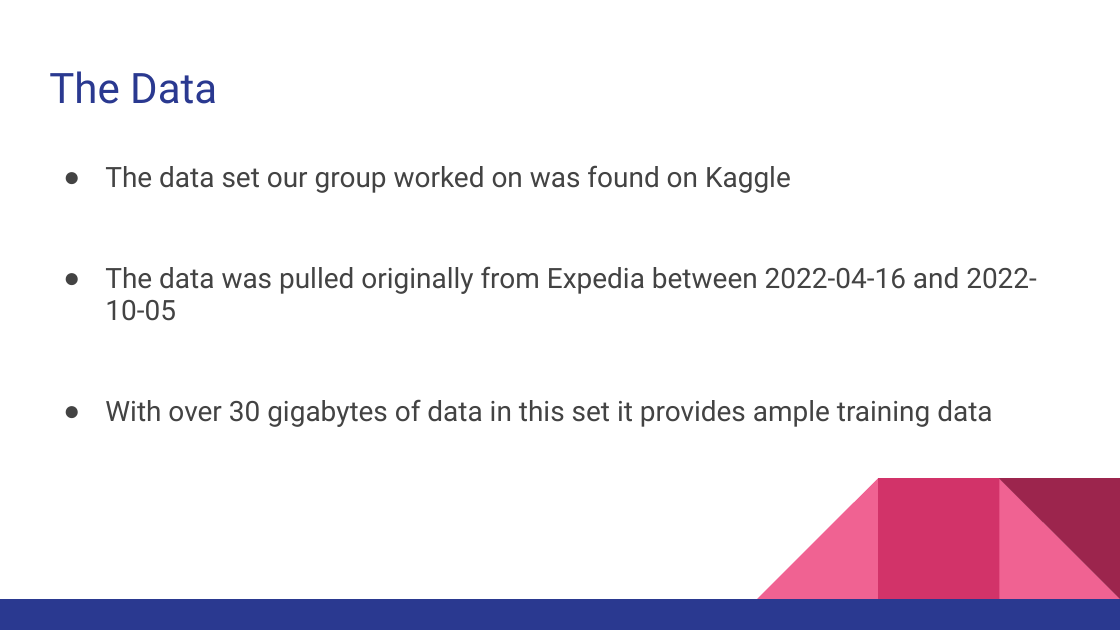
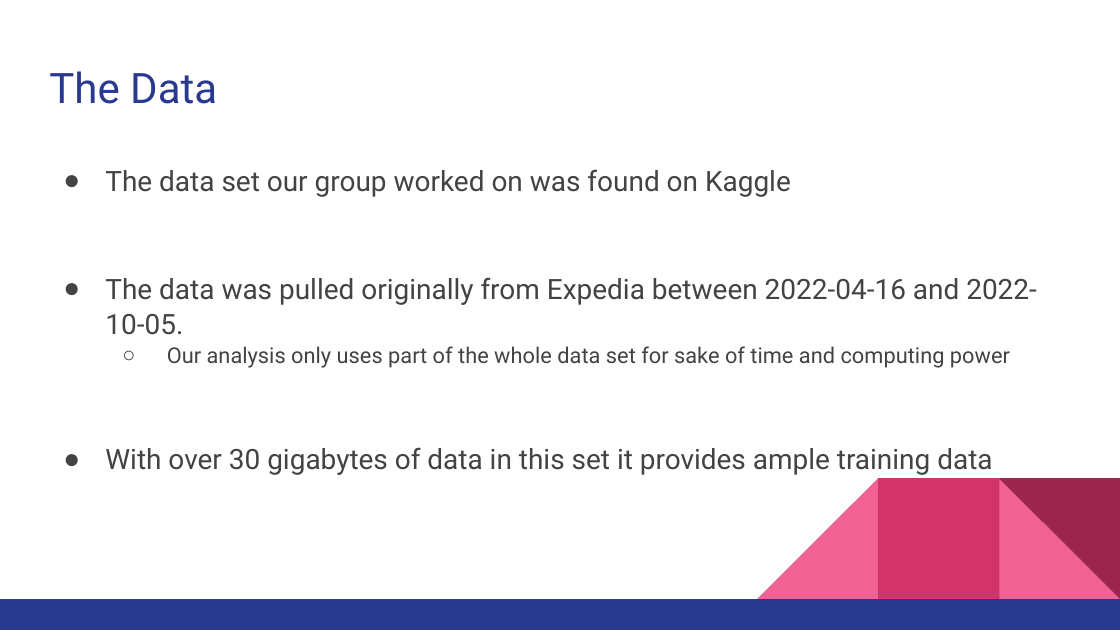
Before and after one commit to TurnerE8/Flight-Price-Predictor, a slide deck: slide 2 of SlideShow/Data Analytics Final Presentation.pptx. Drawn at 1120x630 pixels with LibreOffice and Linux fonts; fonts in the diff are those of the drawing. Boxes give left, top, right and bottom in pixels: in the first picture for what was removed or moved away, otherwise in the second. Text is boxed around its words. In the diff, an @@ line names an element or a change of style, - is before the commit and + after.

Commit message:
updated powerpoint

```diff
--- a/SlideShow/Data Analytics Final Presentation.pptx
+++ b/SlideShow/Data Analytics Final Presentation.pptx
@@ text at [105,169,992,475]: line spacing 0.95 to 1.05 @@
@@ text at [105,277,1037,368]: text changed; size 18 to 14 pt @@
-● The data was pulled originally from Expedia between 2022-04-16 and 2022-10-05
+● The data was pulled originally from Expedia between 2022-04-16 and 2022-10-05.
+  ○ Our analysis only uses part of the whole data set for sake of time and computing power
```
Also in this commit, not shown: 2 other slides changed, 9 slides added, 4 slides removed.
